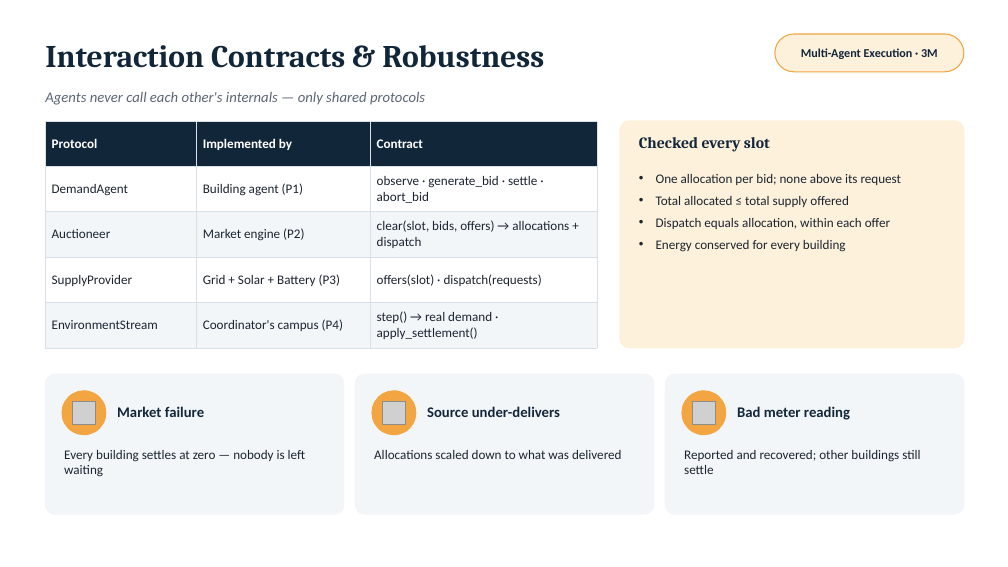
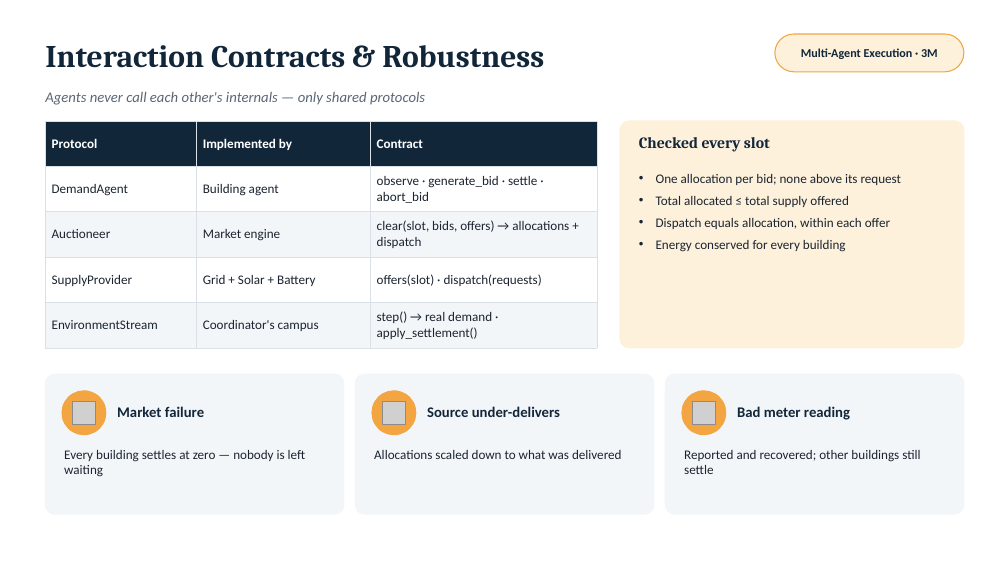
Before and after one commit to Shan713/GridWeave, a slide deck: slide 5 of presentations/GridWeave_Review2.pptx. Drawn at 1008x567 pixels with LibreOffice and Linux fonts; fonts in the diff are those of the drawing; grey boxes stand for pictures. Boxes give left, top, right and bottom in pixels: in the first picture for what was removed or moved away, otherwise in the second. Text is boxed around its words. In the diff, an @@ line names an element or a change of style, - is before the commit and + after.

```diff
--- a/presentations/GridWeave_Review2.pptx
+++ b/presentations/GridWeave_Review2.pptx
@@ table at (45, 121, 597, 343) @@
-row 2, column 2: Building agent (P1)
+row 2, column 2: Building agent
-row 3, column 2: Market engine (P2)
+row 3, column 2: Market engine
-row 4, column 2: Grid + Solar + Battery (P3)
+row 4, column 2: Grid + Solar + Battery
-row 5, column 2: Coordinator's campus (P4)
+row 5, column 2: Coordinator's campus
```
Also in this commit, not shown: 3 other slides changed, 2 other files.
